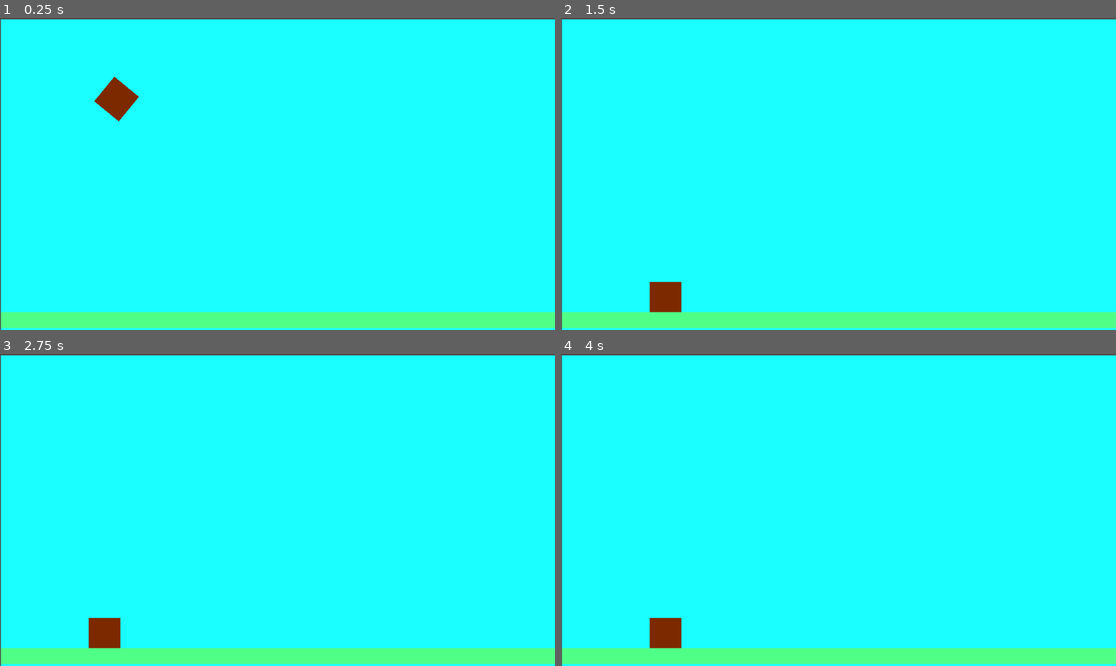
Above: before the commit, frames 1-4 (two rows, left to right).
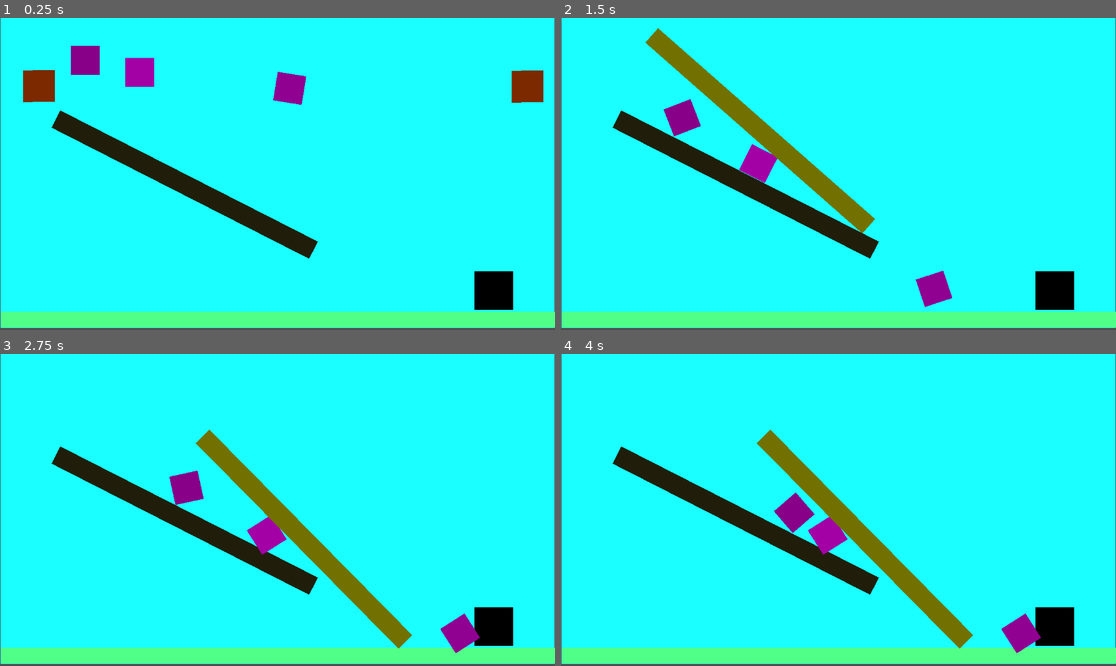
Above: after the commit, the same moments.

Repository: pisi774/Trilha-Godot
Game: Godot game, scene res://node_2d.tscn
Same seed, same stepped clock (60 frames per second), same inputs: the game is played once before the commit and once after it.
Inputs:
- Up to frame 1 (0.25 s): no input
- Up to frame 2 (1.5 s): no input
- Up to frame 3 (2.75 s): no input
- Up to frame 4 (4 s): no input

The runs differ from the first frame. In frame 1, 9.6% of the frame differs, in the area x 0-100%, y 0-100%; in frame 2, 12%; in frame 3, 12%; in frame 4, 12%.

Commit message:
Criação de movimento e colisão
criação de movimentos e colisão entre rigid e static body

Diff:
--- a/segundo projeto/segundo-projeto/node_2d.tscn
+++ b/segundo projeto/segundo-projeto/node_2d.tscn
@@ -6,32 +6,70 @@
 [sub_resource type="RectangleShape2D" id="RectangleShape2D_wtcfe"]
 size = Vector2(1153, 33)
 
+[sub_resource type="RectangleShape2D" id="RectangleShape2D_0e48y"]
+size = Vector2(600, 40)
+
+[sub_resource type="RectangleShape2D" id="RectangleShape2D_epypp"]
+size = Vector2(80, 80)
+
+[sub_resource type="CircleShape2D" id="CircleShape2D_y32ns"]
+radius = 30.0
+
+[sub_resource type="CircleShape2D" id="CircleShape2D_wtcfe"]
+radius = 30.0
+
+[sub_resource type="RectangleShape2D" id="RectangleShape2D_0hol4"]
+size = Vector2(61, 61)
+
+[sub_resource type="RectangleShape2D" id="RectangleShape2D_q6r6c"]
+size = Vector2(600, 40)
+
 [node name="Node2D" type="Node2D"]
+position = Vector2(0, 1)
 
 [node name="ColorRect" type="ColorRect" parent="."]
-offset_left = 2.0
-offset_top = 3.0
-offset_right = 1152.0
-offset_bottom = 648.0
+offset_left = 1.0
+offset_top = -2.0
+offset_right = 1151.0
+offset_bottom = 643.0
 color = Color(0.101961, 1, 1, 1)
 
 [node name="RigidBody2D" type="RigidBody2D" parent="."]
-position = Vector2(44, -69)
+position = Vector2(991, -63)
+rotation = 0.0315251
 
 [node name="CollisionShape2D" type="CollisionShape2D" parent="RigidBody2D"]
-position = Vector2(200, 208)
-rotation = 2.25718
+position = Vector2(108.465, 171.667)
+rotation = 4.67072
 shape = SubResource("RectangleShape2D_y32ns")
 
 [node name="ColorRect" type="ColorRect" parent="RigidBody2D/CollisionShape2D"]
-offset_left = -31.0
-offset_top = -32.0
-offset_right = 35.0
-offset_bottom = 34.0
+offset_left = -33.6735
+offset_top = -32.3434
+offset_right = 32.3265
+offset_bottom = 33.6566
+color = Color(0.490166, 0.16244, 2.83971e-06, 1)
+metadata/_edit_use_anchors_ = true
+
+[node name="RigidBody2D2" type="RigidBody2D" parent="."]
+position = Vector2(-23, -64)
+rotation = 0.0315251
+
+[node name="CollisionShape2D" type="CollisionShape2D" parent="RigidBody2D2"]
+position = Vector2(108.465, 171.667)
+rotation = 4.67072
+shape = SubResource("RectangleShape2D_y32ns")
+
+[node name="ColorRect" type="ColorRect" parent="RigidBody2D2/CollisionShape2D"]
+offset_left = -33.6735
+offset_top = -32.3434
+offset_right = 32.3265
+offset_bottom = 33.6566
 color = Color(0.490166, 0.16244, 2.83971e-06, 1)
 metadata/_edit_use_anchors_ = true
 
 [node name="StaticBody2D" type="StaticBody2D" parent="."]
+position = Vector2(0, -2)
 
 [node name="CollisionShape2D" type="CollisionShape2D" parent="StaticBody2D"]
 position = Vector2(579, 628)
@@ -43,3 +81,91 @@
 offset_right = 1155.0
 offset_bottom = 644.0
 color = Color(0.313726, 1, 0.533333, 1)
+
+[node name="StaticBody2D2" type="StaticBody2D" parent="."]
+position = Vector2(-21, -45)
+
+[node name="ColorRect" type="ColorRect" parent="StaticBody2D2"]
+offset_left = 146.16
+offset_top = 236.0
+offset_right = 746.16
+offset_bottom = 276.0
+rotation = 0.471239
+color = Color(0.126746, 0.117433, 0.0432502, 1)
+
+[node name="CollisionShape2D" type="CollisionShape2D" parent="StaticBody2D2"]
+position = Vector2(405, 390)
+rotation = 0.471239
+shape = SubResource("RectangleShape2D_0e48y")
+
+[node name="StaticBody2D3" type="StaticBody2D" parent="."]
+position = Vector2(36, 265)
+
+[node name="CollisionShape2D" type="CollisionShape2D" parent="StaticBody2D3"]
+position = Vector2(988, 298)
+shape = SubResource("RectangleShape2D_epypp")
+
+[node name="ColorRect" type="ColorRect" parent="StaticBody2D3"]
+offset_left = 949.0
+offset_top = 260.0
+offset_right = 1029.0
+offset_bottom = 340.0
+color = Color(0, 0, 0, 1)
+
+[node name="RigidBody2D3" type="RigidBody2D" parent="."]
+
+[node name="CollisionShape2D" type="CollisionShape2D" parent="RigidBody2D3"]
+position = Vector2(289, 84)
+rotation = -3.55524
+shape = SubResource("CircleShape2D_y32ns")
+one_way_collision_margin = 79.0
+
+[node name="ColorRect" type="ColorRect" parent="RigidBody2D3"]
+offset_left = 260.0
+offset_top = 54.0
+offset_right = 320.0
+offset_bottom = 114.0
+color = Color(0.64052, 0.000335279, 0.648224, 1)
+
+[node name="RigidBody2D4" type="RigidBody2D" parent="."]
+position = Vector2(162, -36)
+rotation = 0.159542
+
+[node name="CollisionShape2D" type="CollisionShape2D" parent="RigidBody2D4"]
+position = Vector2(457, 81)
+shape = SubResource("CircleShape2D_wtcfe")
+
+[node name="ColorRect" type="ColorRect" parent="RigidBody2D4"]
+offset_left = 428.0
+offset_top = 51.0
+offset_right = 488.0
+offset_bottom = 111.0
+color = Color(0.566018, 0.000236322, 0.567337, 1)
+
+[node name="RigidBody2D5" type="RigidBody2D" parent="."]
+
+[node name="CollisionShape2D" type="CollisionShape2D" parent="RigidBody2D5"]
+position = Vector2(178, 59)
+shape = SubResource("RectangleShape2D_0hol4")
+
+[node name="ColorRect" type="ColorRect" parent="RigidBody2D5"]
+offset_left = 147.0
+offset_top = 29.0
+offset_right = 207.0
+offset_bottom = 89.0
+color = Color(0.531363, 0.000204171, 0.532179, 1)
+
+[node name="RigidBody2D6" type="RigidBody2D" parent="."]
+position = Vector2(-59, 27)
+mass = 25.0
+
+[node name="CollisionShape2D" type="CollisionShape2D" parent="RigidBody2D6"]
+position = Vector2(415, -115)
+shape = SubResource("RectangleShape2D_q6r6c")
+
+[node name="ColorRect" type="ColorRect" parent="RigidBody2D6"]
+offset_left = 117.0
+offset_top = -135.0
+offset_right = 717.0
+offset_bottom = -95.0
+color = Color(0.4457, 0.442673, 9.62615e-08, 1)
Not shown: 1 places in segundo projeto/segundo-projeto/node_2d.tscn that only renumber resources
